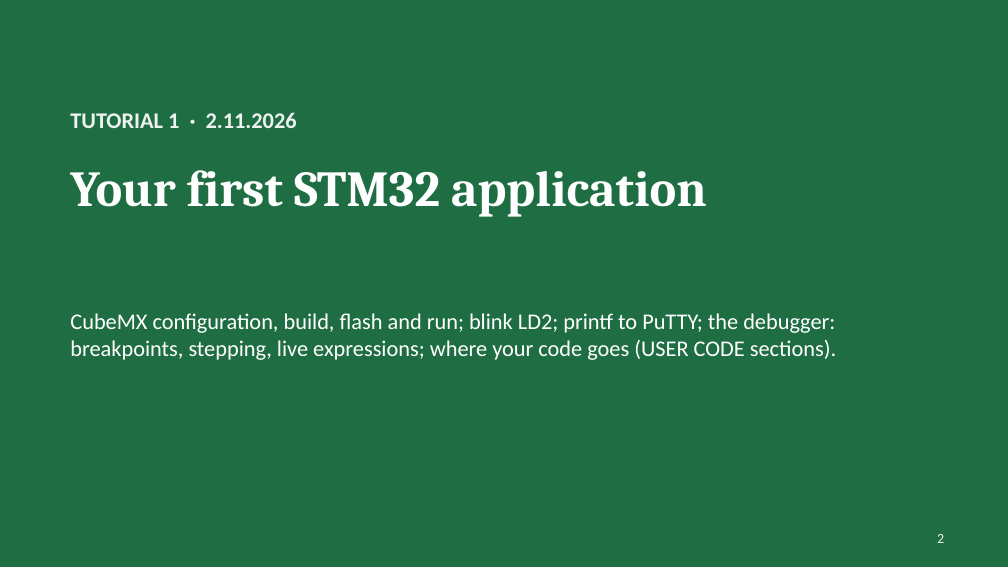
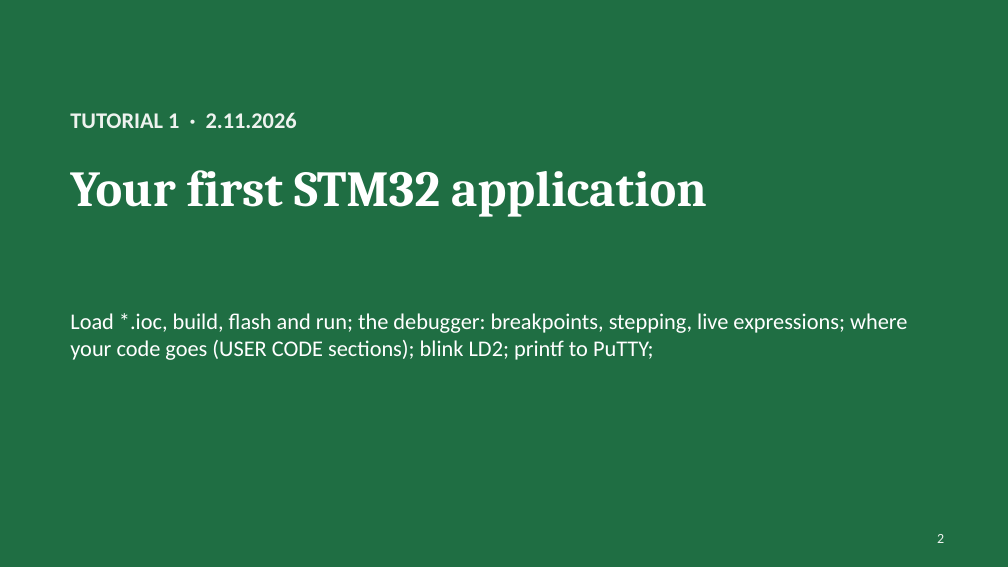
Before and after one commit to Yohai-ack/MP, a slide deck: slide 2 of tutorials/MP_tutorials_2026.pptx. Drawn at 1008x567 pixels with LibreOffice and Linux fonts; fonts in the diff are those of the drawing. Boxes give left, top, right and bottom in pixels: in the first picture for what was removed or moved away, otherwise in the second. Text is boxed around its words. In the diff, an @@ line names an element or a change of style, - is before the commit and + after.

```diff
--- a/tutorials/MP_tutorials_2026.pptx
+++ b/tutorials/MP_tutorials_2026.pptx
@@ text at bbox=[70, 313, 907, 360]: text changed @@
-CubeMX configuration, build, flash and run; blink LD2; printf to PuTTY; the debugger: breakpoints, stepping, live expressions; where your code goes (USER CODE sections).
+Load *.ioc, build, flash and run; the debugger: breakpoints, stepping, live expressions; where your code goes (USER CODE sections); blink LD2; printf to PuTTY;
```
Also in this commit, not shown: 6 other slides changed, 4 other files.
